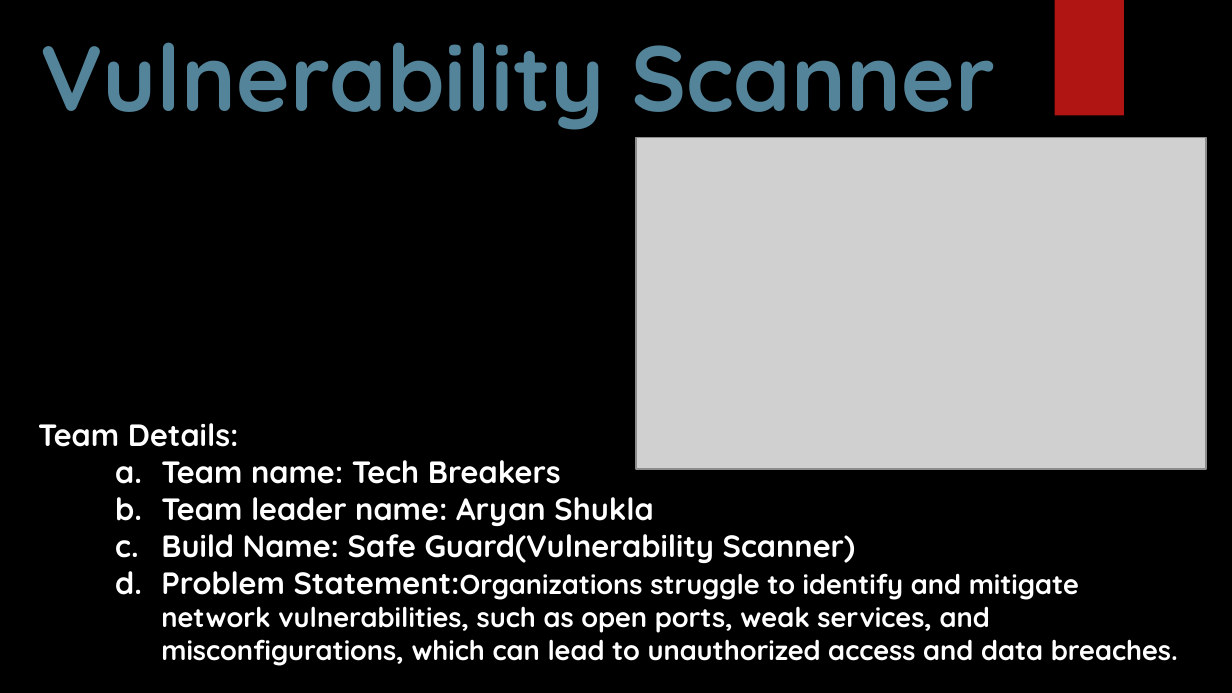
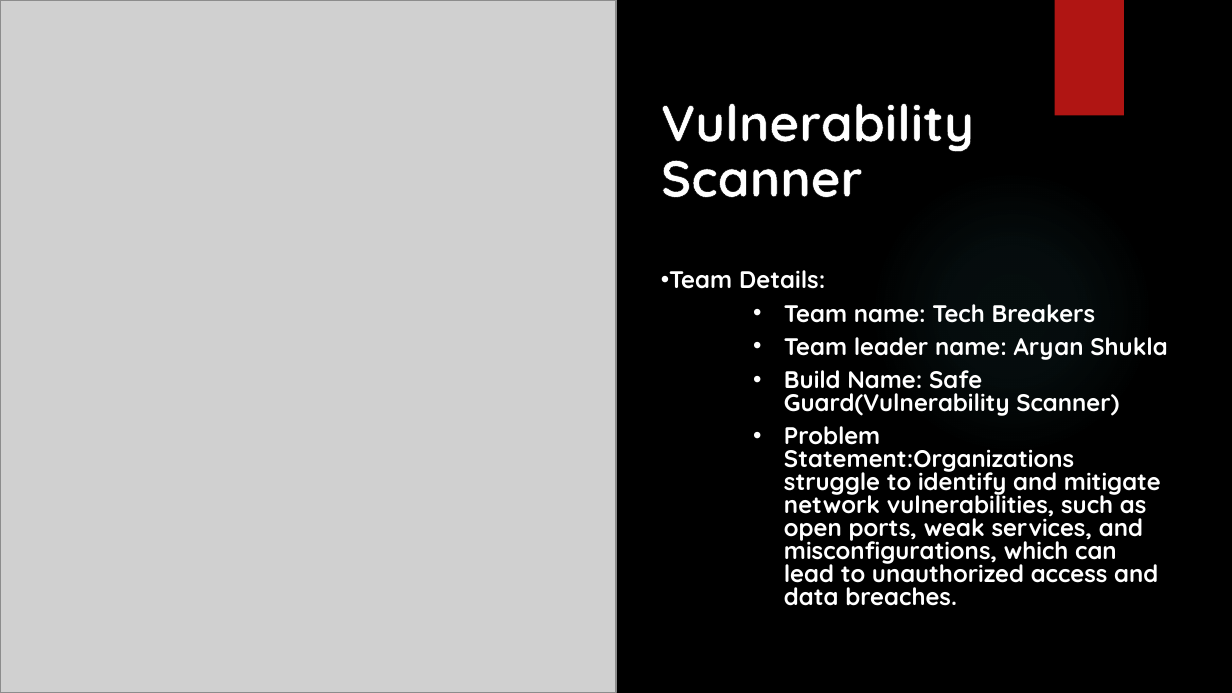
Before and after one commit to Aryanshukla578/Website, a slide deck: slide 1 of Hackathon(codebharat).pptx. Drawn at 1232x693 pixels with LibreOffice and Linux fonts; fonts in the diff are those of the drawing; grey boxes stand for pictures; background and template pictures are left out. Boxes give left, top, right and bottom in pixels: in the first picture for what was removed or moved away, otherwise in the second. Text is boxed around its words. In the diff, an @@ line names an element or a change of style, - is before the commit and + after.

```diff
--- a/Hackathon(codebharat).pptx
+++ b/Hackathon(codebharat).pptx
@@ picture: place and size @@
-picture at bbox=[636, 137, 1206, 468]
+picture at bbox=[0, 0, 616, 692]
@@ text "Vulnerability Scanner": place and size @@
-text "Vulnerability Scanner" at bbox=[41, 42, 995, 130]
+text "Vulnerability Scanner" at bbox=[661, 104, 974, 198]
@@ text "Vulnerability Scanner" at bbox=[661, 104, 974, 198]: size 54 to 30 pt, text colour #54849A to #FFFFFF; alignment centre to left; line spacing 1 to 0.9; more space between paragraphs; vertical alignment top to bottom @@
@@ ellipse added at bbox=[870, 170, 1154, 455], fill gradient #50B9C1 @@
@@ text "Team Details:": place and size @@
-text "Team Details:" at bbox=[38, 423, 1178, 666]
+text "Team Details:" at bbox=[669, 270, 1167, 606]
@@ text "Team Details:" at bbox=[669, 270, 1167, 606]: size 18 to 14 pt in "Team Details:", "Team name: Tech Breakers", "Team leader name: Aryan Shukla", "Build Name: Safe Guard(Vulnerability Scanner)" and 1 more places; size 16 to 14 pt in "Statement:Organizations struggle to identify and mitigate ne ..."; bullet none to •; line spacing 1 to 0.8; more space between paragraphs; bullet a. to • @@
```
Also in this commit, not shown: 7 other slides changed.
